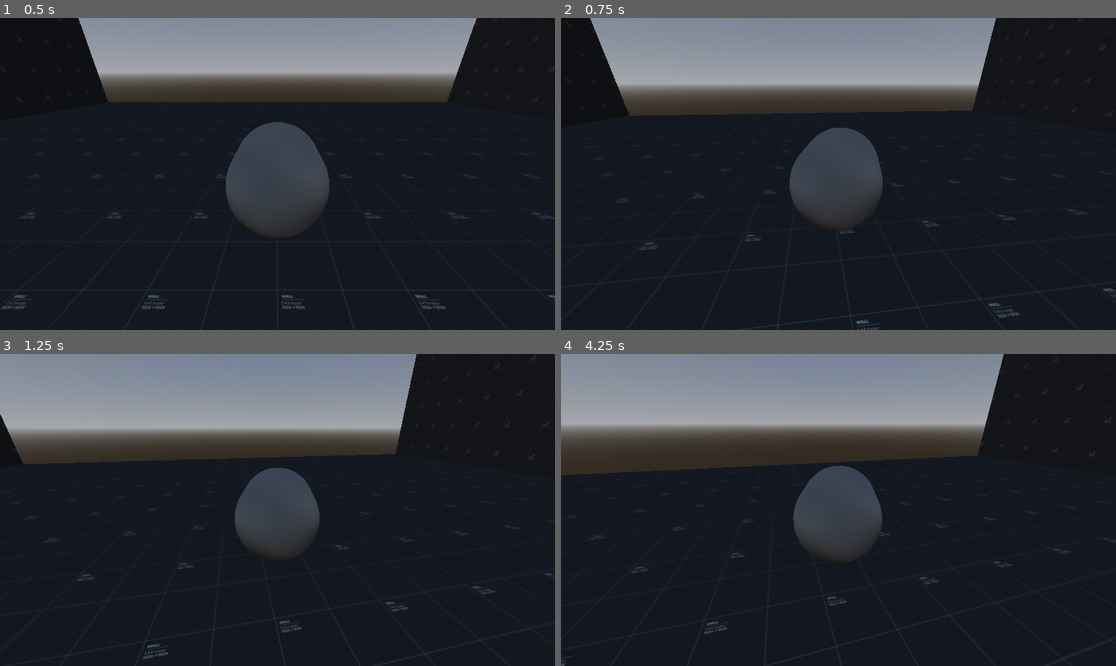
Above: before the commit, frames 1-4 (two rows, left to right).
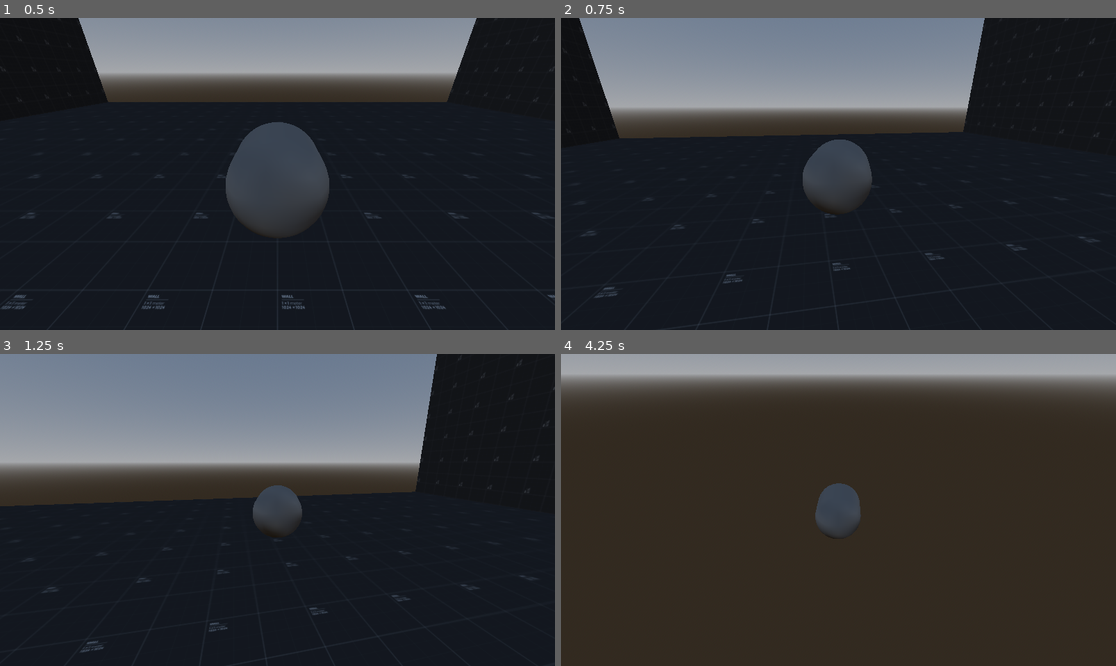
Above: after the commit, the same moments.

Repository: jamethy/fish-4
Game: Godot game, scene res://Scenes/test-scene.tscn
The game is run twice, just before and just after one commit, with the same random seed, the same clock (stepped at 60 frames per second) and the same inputs.
Inputs (mouse positions are in pixels of both pictures, inside the frame that each line leads up to):
- Up to frame 1 (0.5 s): no input
- Up to frame 2 (0.75 s): tap Enter (ui_accept) at 0.5 s; move the mouse to (866, 174) at 0.52 s; hold W (Forward) from 0.53 s (still down); tap Space (Burst) at 0.6 s
- Up to frame 3 (1.25 s): keep holding W (Forward); tap Enter (ui_accept) at 0.77 s
- Up to frame 4 (4.25 s): keep holding W (Forward); move the mouse to (810, 510) at 1.27 s; tap Space (Burst) every 0.75 s from 1.35 to 3.6 s; tap Enter (ui_accept) at 1.52, 3.02, 3.77 s; move the mouse to (849, 503) at 2.02 s; move the mouse to (832, 516) at 2.77 s; move the mouse to (877, 513) at 3.52 s

Frame 1 is identical in both runs. In frame 2, 13% of the frame differs, in the area x 0-100%, y 0-100%; in frame 3, 22%; in frame 4, 89%.

Commit message:
Player speed update

Diff:
--- a/Player/Player.gd
+++ b/Player/Player.gd
@@ -13,7 +13,7 @@
 var is_bursting = false
 var burst_timer = 0.0
 @export_range(0,5,.1) var burst_timer_max:float = 3.0
-@export_range(0,1) var burst_velocity = 5.0
+@export_range(0,100,1) var burst_velocity:float = 5.0
 var burst_vector = Vector2.ZERO
 
 #Input Variables
@@ -57,7 +57,7 @@
 	#Bursting
 	if is_bursting:
 		burst_timer -= delta
-		if  burst_timer <= 0:
+		if  burst_timer <= 1:
 			is_bursting = false
 			has_burst = true
 
--- a/Scenes/test-scene.tscn
+++ b/Scenes/test-scene.tscn
@@ -40,6 +40,7 @@
 [node name="Player" parent="." instance=ExtResource("2_rc6cb")]
 transform = Transform3D(1, 0, 0, 0, 1, 0, 0, 0, 1, 0, 1, 0)
 SPEED = 10.0
+burst_velocity = 24.0
 
 [node name="WorldEnvironment" type="WorldEnvironment" parent="."]
 environment = SubResource("Environment_d1hp7")
